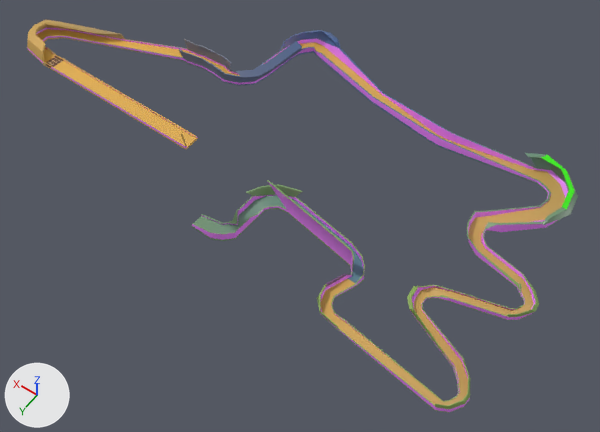
An edit to the Blender file Marble Racers Stars/Assets/Models/TracksProps/Track9(King)/Track9Thunder.blend, drawn before and after from the same camera.
Camera for both pictures: a 50 mm camera at (-363.0, 293.0, 442.0) aimed at (-130.0, -32.0, -70.0). Every picture has the same lights, and +X, +Y and +Z are marked at lower left.

In view in the first picture: 'Track9King'.
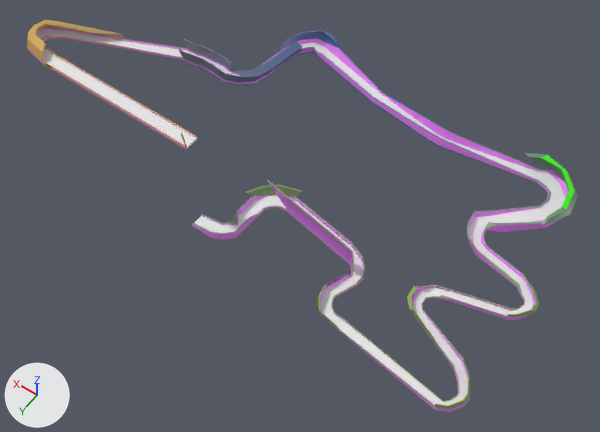
Where the change shows, as pixel boxes [x1, y1, x2, y2] in the pictures (600 x 432 px):
part 1 of me_cube, recoloured (orange to white): [321, 95, 565, 406] in both
part 2 of me_cube, recoloured (orange to white): [36, 29, 382, 98] in both
part 3 of me_cube, recoloured (green to white): [195, 195, 351, 248] in both
part 4 of me_cube, recoloured (orange to white): [54, 60, 195, 145] in both

Diff of the bpy script that builds the scene:
```diff
--- a/Marble Racers Stars/Assets/Models/TracksProps/Track9(King)/Track9Thunder.blend.py
+++ b/Marble Racers Stars/Assets/Models/TracksProps/Track9(King)/Track9Thunder.blend.py
@@ mat_road @@
+mat_road = principled_material('Road')
+mat_road.base_color = (0.8, 0.8, 0.8)  # white #e7e7e7
@@ me_cube @@
 me_cube.from_pydata(...)  # 1142 vertices, 1140 faces; spans x -320.0..133.0, y -175.0..53.0, z -92.0..21.0
 # used by ob_track9king; location = (0.0, 0.0, 0.0)
+# me_cube part 1: 86 of the faces centred in x -314.0..-158.0, y -145.0..47.0, z -79.0..-28.0 switch from mat_material (picture img_buildingstrack1_png_001) to mat_road (white #e7e7e7)
+# me_cube part 2: 48 of the faces centred in x -98.0..126.0, y -160.0..-4.0, z -29.0..-6.0 switch from mat_material (picture img_buildingstrack1_png_001) to mat_road (white #e7e7e7)
+# me_cube part 3: 21 of the faces centred in x -144.0..-56.0, y -45.0..6.0, z -92.0..-80.0 switch from mat_material (picture img_buildingstrack1_png_001) to mat_road (white #e7e7e7)
+# me_cube part 4: 2 of the faces centred in x 12.0, y 1.0, z -2.0..0.0 switch from mat_material (picture img_buildingstrack1_png_001) to mat_road (white #e7e7e7)
 me_cube.materials.append(mat_transparen)
```
